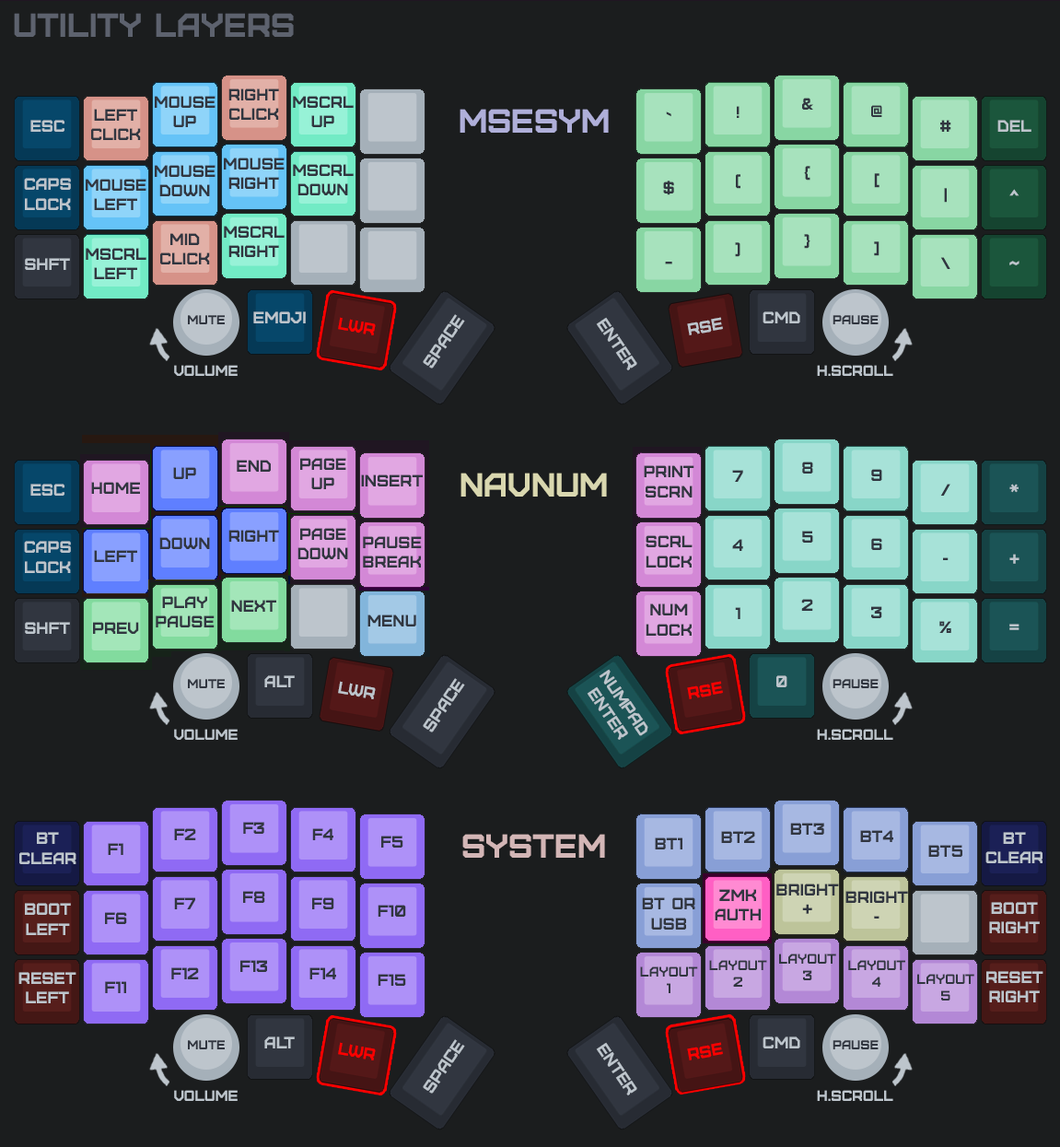
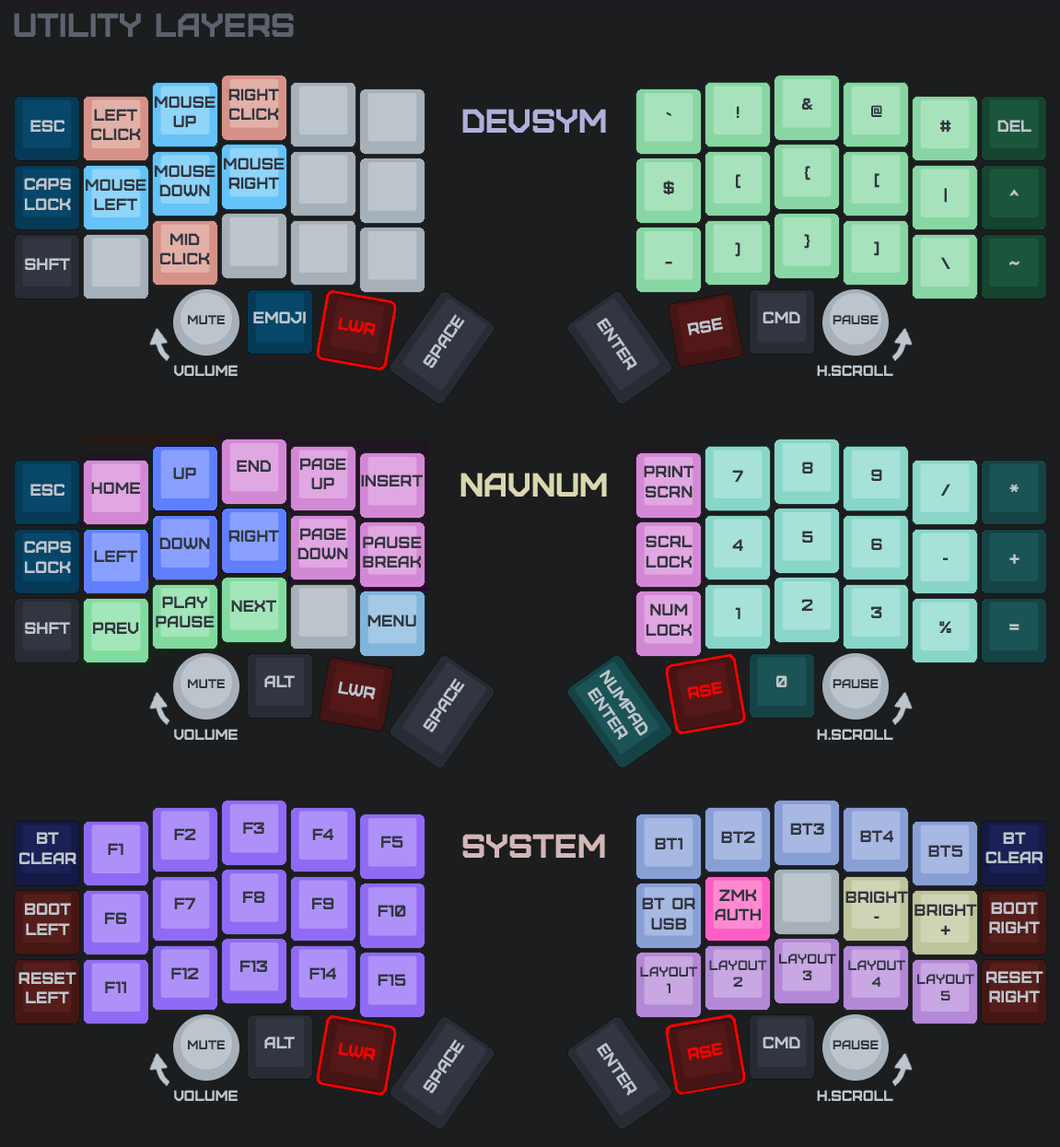
Layered file, before and after one edit (1060 × 1147). Changes by layer:
renamed "MSESYM" to "DEVSYM", painted on it over box(459, 108, 609, 133)
painted on "0-4" (1st of 6, in "SYMBOL" › "Keymap" › "Left") over box(292, 95, 354, 128)
painted on "1-4" (1st of 6, in "SYMBOL" › "Keymap" › "Left") over box(292, 163, 354, 196)
painted on "2-1" (1st of 6, in "SYMBOL" › "Keymap" › "Left") over box(85, 247, 147, 280)
painted on "2-3" (1st of 6, in "SYMBOL" › "Keymap" › "Left") over box(223, 225, 285, 257)
painted on "1-2" (6th of 6, in "SYSTEM" › "Keymap" › "Right") over box(776, 883, 840, 914)
painted on "1-4" (6th of 6, in "SYSTEM" › "Keymap" › "Right") over box(914, 903, 978, 935)
